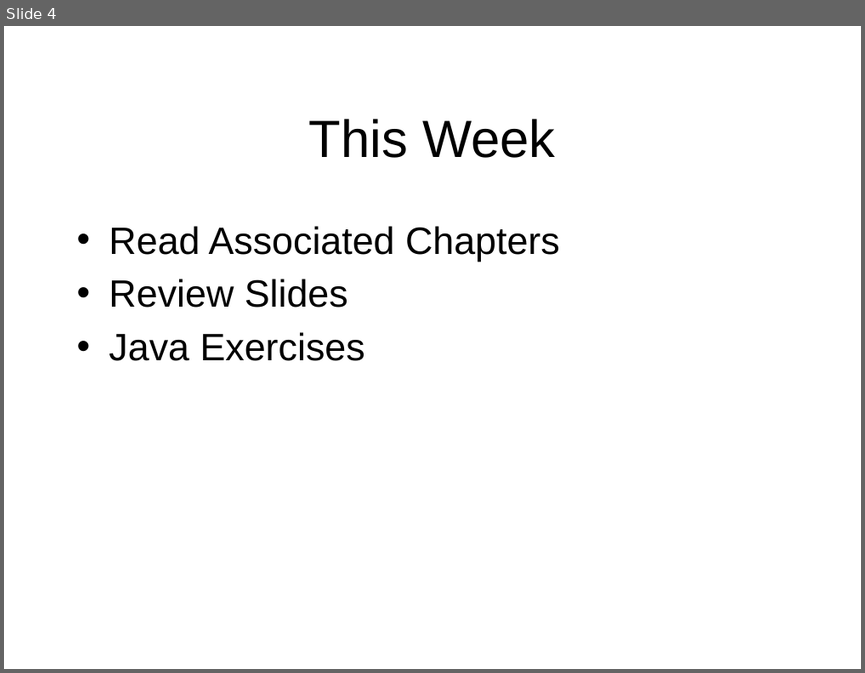
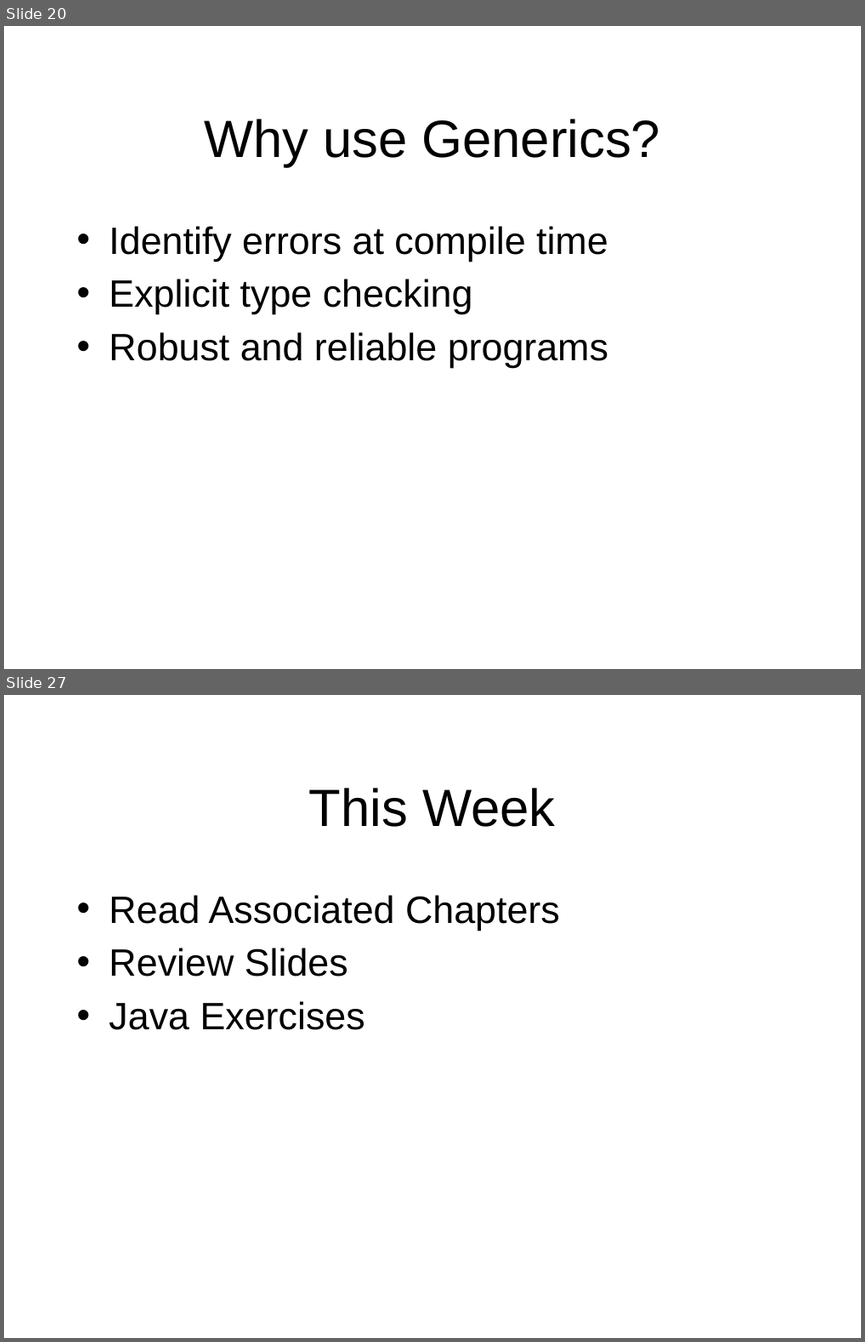
Before and after one commit to octaviordz/zjnu2017.github.io, a slide deck: OOP/lectures/110--Generic.and.Collections.pptx. Shown one above the other, each under a label of ours: slide 4 before the commit, slides 20 and 27 after it; the slides between them are not shown. The pictures are 865x673 and 865x1342 pixels, drawn with LibreOffice and Linux fonts; fonts in the diff are those of the drawing. Boxes give left, top, right and bottom in pixels: in the first picture for what was removed or moved away, otherwise in the second. Text is boxed around its words. In the diff, an @@ line names an element or a change of style, - is before the commit and + after.

```diff
--- a/OOP/lectures/110--Generic.and.Collections.pptx
+++ b/OOP/lectures/110--Generic.and.Collections.pptx
@@ slide 20 added at <box>4,26,861,669</box>, background #FFFFFF @@
@@ title added at <box>204,119,661,167</box>, 44 pt, text #000000 @@
+Why use Generics?
@@ text added at <box>109,226,608,368</box>, 32 pt, text #000000 @@
+• Identify errors at compile time
+• Explicit type checking
+• Robust and reliable programs
@@ what was slide 4 is now slide 27 @@
```
Also in this commit, not shown: 3 slides changed, 23 other slides added, 1 slide removed, 11 other files.
